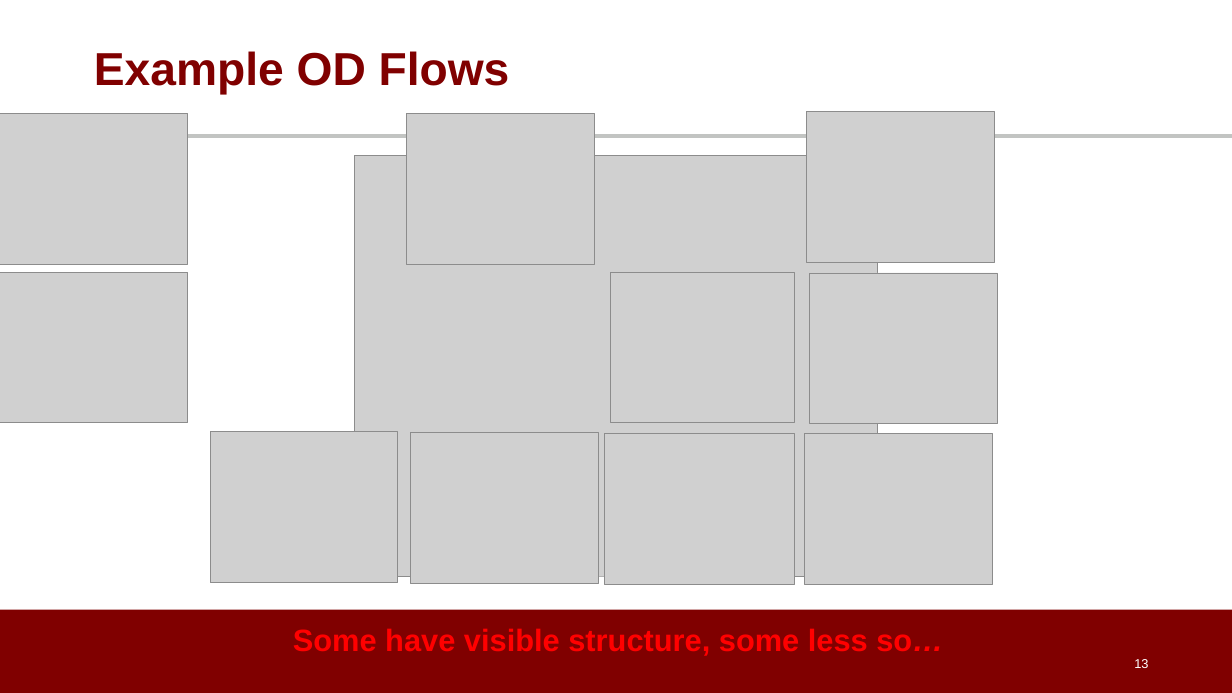
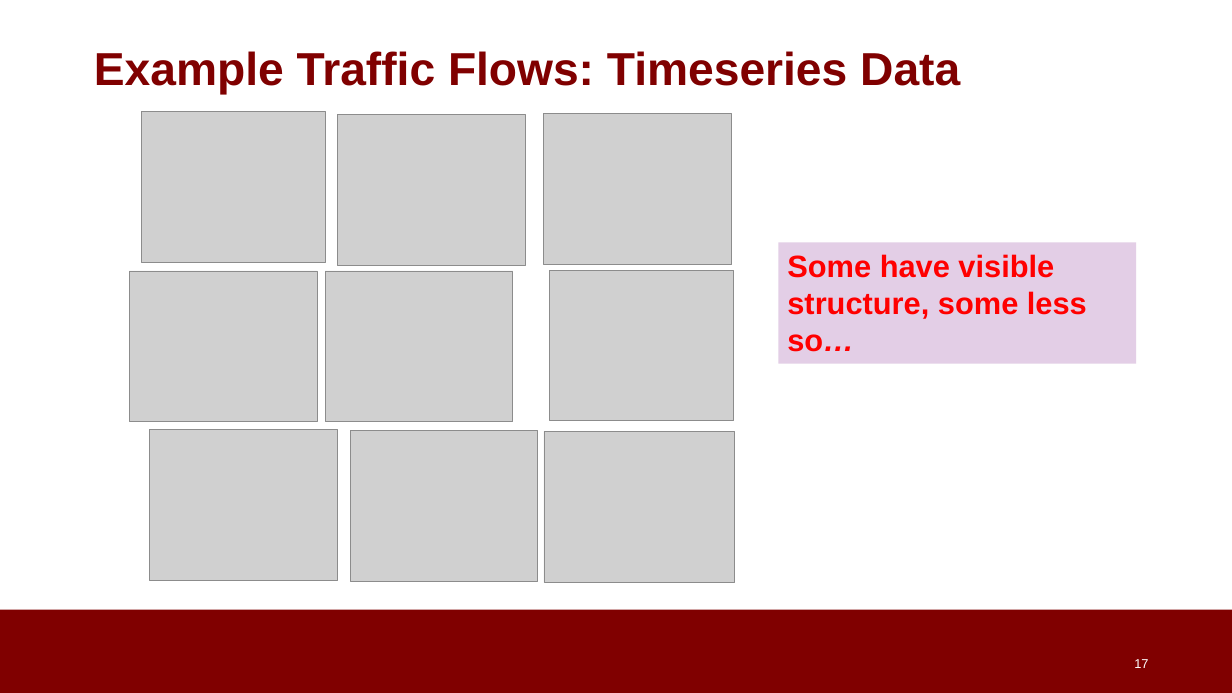
Before and after one commit to noise-lab/ML-Cybersecurity, a slide deck: slide 17 of module-3/ppt/3.4-Unsupervised Learning.pptx (slide 13 before the commit). Drawn at 1232x693 pixels with LibreOffice and Linux fonts; fonts in the diff are those of the drawing; grey boxes stand for pictures; background and template pictures are left out. Boxes give left, top, right and bottom in pixels: in the first picture for what was removed or moved away, otherwise in the second. Text is boxed around its words. In the diff, an @@ line names an element or a change of style, - is before the commit and + after.

```diff
--- a/module-3/ppt/3.4-Unsupervised Learning.pptx
+++ b/module-3/ppt/3.4-Unsupervised Learning.pptx
@@ title at bbox=[94, 51, 960, 95]: text changed @@
-Example OD Flows
+Example Traffic Flows: Timeseries Data
@@ picture removed at bbox=[0, 114, 188, 264] @@
@@ picture: place and size @@
-picture at bbox=[0, 272, 184, 422]
+picture at bbox=[141, 112, 325, 262]
@@ picture: place and size @@
-picture at bbox=[807, 112, 994, 262]
+picture at bbox=[337, 115, 525, 265]
@@ picture: place and size @@
-picture at bbox=[810, 273, 997, 423]
+picture at bbox=[544, 114, 732, 264]
@@ line removed from (92, 136) to (1232, 136) @@
@@ picture removed at bbox=[355, 156, 878, 577] @@
@@ rectangle "Some have visible structure, some ...": place and size @@
-rectangle "Some have visible structure, some ..." at bbox=[293, 628, 943, 656]
+rectangle "Some have visible structure, some ..." at bbox=[778, 242, 1136, 363]
@@ rectangle "Some have visible structure, some ..." at bbox=[778, 242, 1136, 363]: fill none to #E3CEE6 @@
@@ picture: place and size @@
-picture at bbox=[0, 272, 188, 422]
+picture at bbox=[129, 271, 317, 421]
@@ picture: place and size @@
-picture at bbox=[407, 114, 594, 264]
+picture at bbox=[325, 271, 513, 421]
@@ 4 pictures: place and size @@
-4 pictures at bbox=[210, 272, 795, 584]
+4 pictures at bbox=[150, 270, 735, 582]
@@ picture removed at bbox=[805, 433, 993, 584] @@
@@ page number at bbox=[1134, 659, 1148, 668]: text changed @@
-13
+17
```
Also in this commit, not shown: 12 other slides changed, 6 slides added, 2 slides removed, 1 other file.
